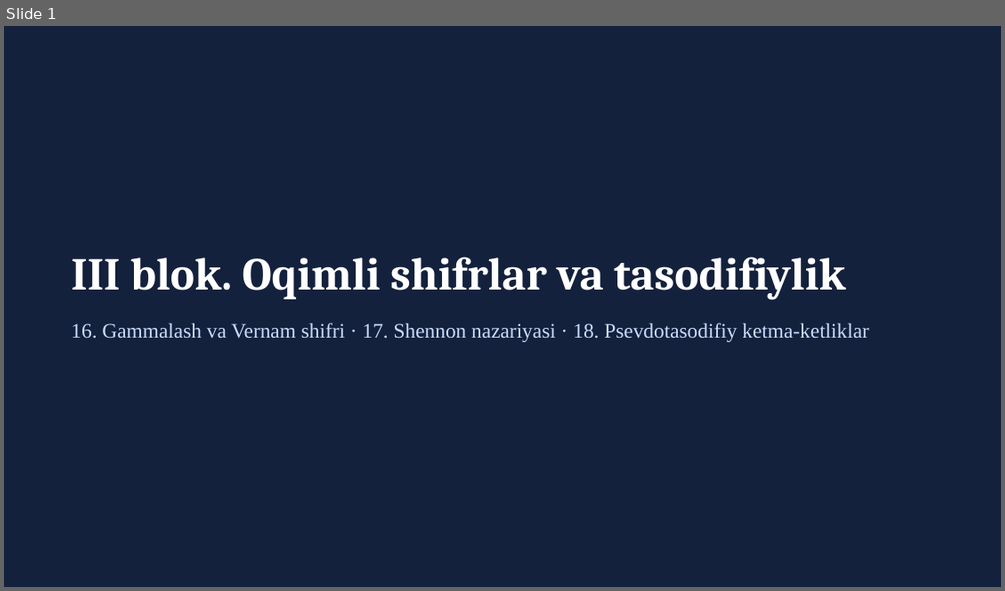
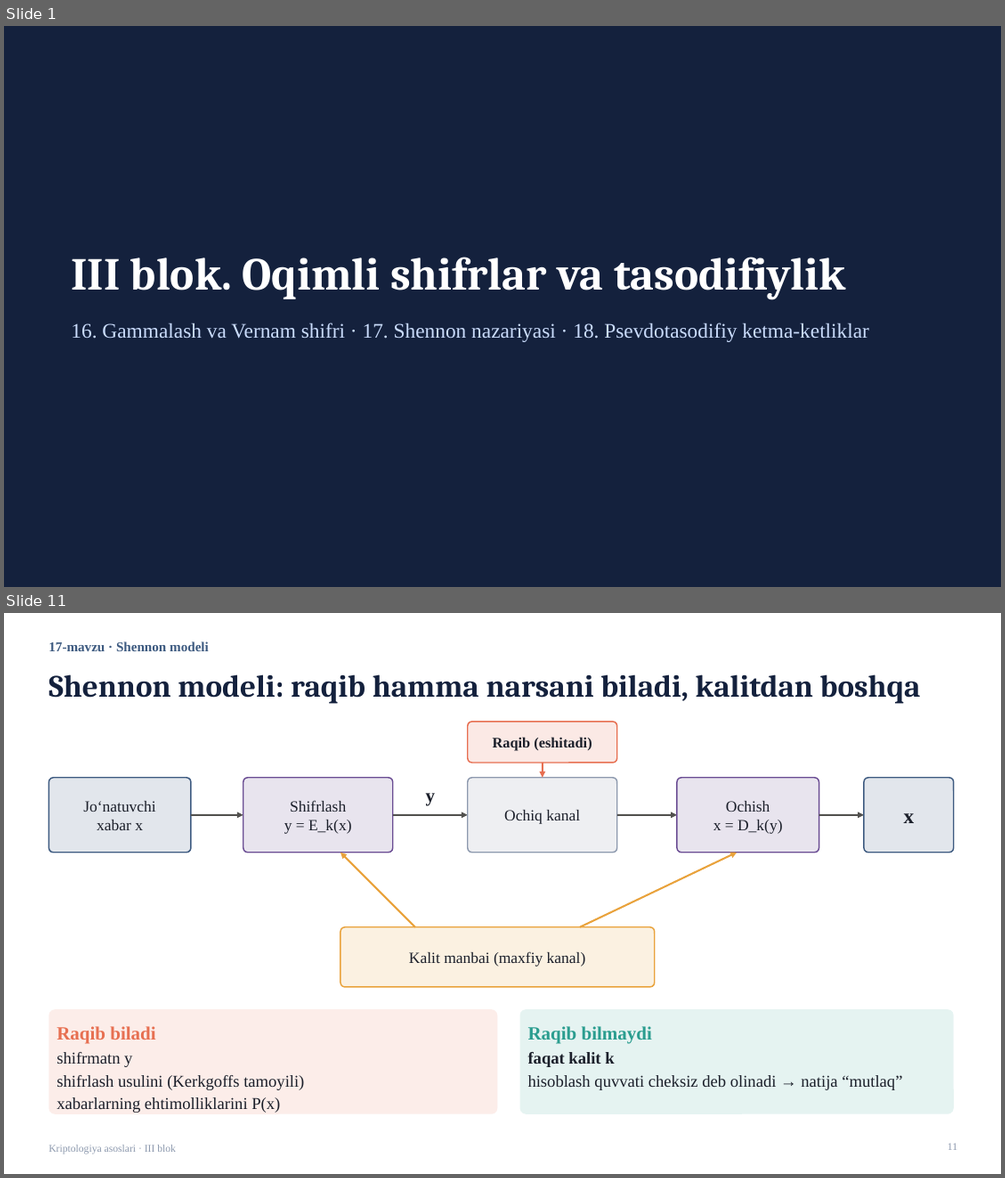
Before and after one commit to qwerty291996/Cryptology_Olympiad, a slide deck: 2026-yil tayyorgarlik/3-blok/Kriptologiya_III_blok_taqdimot.pptx. Shown one above the other, each under a label of ours: slide 1 before the commit, slides 1 and 11 after it; the slides between them are not shown. The pictures are 1005x591 and 1005x1178 pixels, drawn with LibreOffice and Linux fonts; fonts in the diff are those of the drawing. Boxes give left, top, right and bottom in pixels: in the first picture for what was removed or moved away, otherwise in the second. Text is boxed around its words. In the diff, an @@ line names an element or a change of style, - is before the commit and + after.

```diff
--- a/2026-yil tayyorgarlik/3-blok/Kriptologiya_III_blok_taqdimot.pptx
+++ b/2026-yil tayyorgarlik/3-blok/Kriptologiya_III_blok_taqdimot.pptx
@@ slide 11 added at box(4, 613, 1001, 1174), background #FFFFFF @@
@@ text added at box(48, 641, 209, 651), 13 pt, text #3D5A80, bold @@
+17-mavzu · Shennon modeli
@@ title added at box(48, 674, 921, 703), 30 pt, text #14213D, bold @@
+Shennon modeli: raqib hamma narsani biladi, kalitdan boshqa
@@ rounded rectangle added at box(468, 722, 617, 763), fill #E76F51 at 15% opacity, outline #E76F51 1.25 pt, 14 pt, text #1B1F2A, bold @@
+Raqib (eshitadi)
@@ arrow added from (542, 763) to (542, 778), #E76F51 1.75 pt @@
@@ rounded rectangle added at box(48, 778, 191, 852), fill #3D5A80 at 15% opacity, outline #3D5A80 1.25 pt, 15 pt, text #1B1F2A @@
+Jo‘natuvchi
+xabar x
@@ rounded rectangle added at box(243, 778, 393, 852), fill #6A4C93 at 15% opacity, outline #6A4C93 1.25 pt, 15 pt, text #1B1F2A @@
+Shifrlash
+y = E_k(x)
@@ text added at box(426, 793, 435, 805), 18 pt, text #1B1F2A, bold @@
+y
@@ rounded rectangle added at box(468, 778, 617, 852), fill #8D99AE at 15% opacity, outline #8D99AE 1.25 pt, 15 pt, text #1B1F2A @@
+Ochiq kanal
@@ rounded rectangle added at box(677, 778, 819, 852), fill #6A4C93 at 15% opacity, outline #6A4C93 1.25 pt, 15 pt, text #1B1F2A @@
+Ochish
+x = D_k(y)
@@ rounded rectangle added at box(864, 778, 954, 852), fill #3D5A80 at 15% opacity, outline #3D5A80 1.25 pt, 20 pt, text #1B1F2A, bold @@
+x
@@ arrow added from (191, 815) to (243, 815), #52514E 1.75 pt @@
@@ arrow added from (393, 815) to (468, 815), #52514E 1.75 pt @@
@@ arrow added from (617, 815) to (677, 815), #52514E 1.75 pt @@
@@ arrow added from (819, 815) to (864, 815), #52514E 1.75 pt @@
@@ arrow added from (415, 927) to (340, 852), #E9A23B 1.75 pt @@
@@ arrow added from (580, 927) to (736, 852), #E9A23B 1.75 pt @@
@@ rounded rectangle added at box(340, 927, 655, 987), fill #E9A23B at 15% opacity, outline #E9A23B 1.25 pt, 15 pt, text #1B1F2A @@
+Kalit manbai (maxfiy kanal)
@@ rounded rectangle added at box(48, 1009, 498, 1114), fill #E76F51 at 12% opacity, 16 pt, text #1B1F2A @@
+Raqib biladi
+shifrmatn y
+shifrlash usulini (Kerkgoffs tamoyili)
+xabarlarning ehtimolliklarini P(x)
@@ rounded rectangle added at box(520, 1009, 954, 1114), fill #2A9D8F at 12% opacity, 16 pt, text #1B1F2A @@
+Raqib bilmaydi
+faqat kalit k
+hisoblash quvvati cheksiz deb olinadi → natija “mutlaq”
@@ text added at box(48, 1144, 176, 1154), 10 pt, text #8D99AE @@
+Kriptologiya asoslari · III blok
@@ page number added at box(947, 1143, 957, 1150), 10 pt, text #8D99AE @@
+11
```
Also in this commit, not shown: 11 slides changed, 34 other slides added, 6 slides removed, 6 other files.
